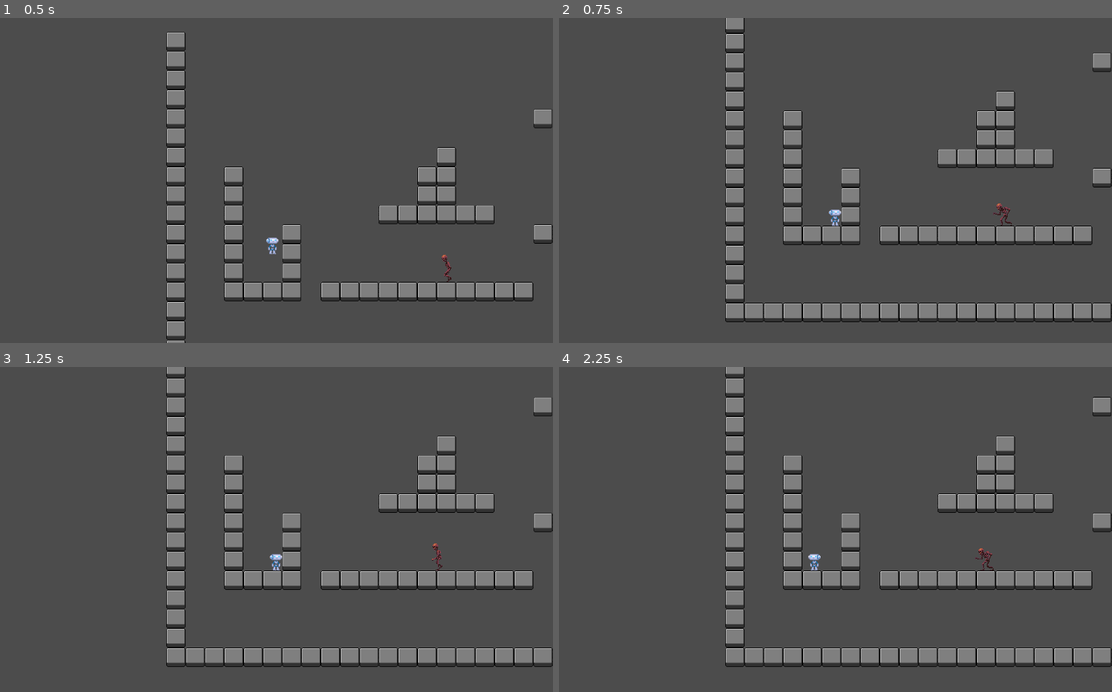
Above: before the commit, frames 1-4 (two rows, left to right).
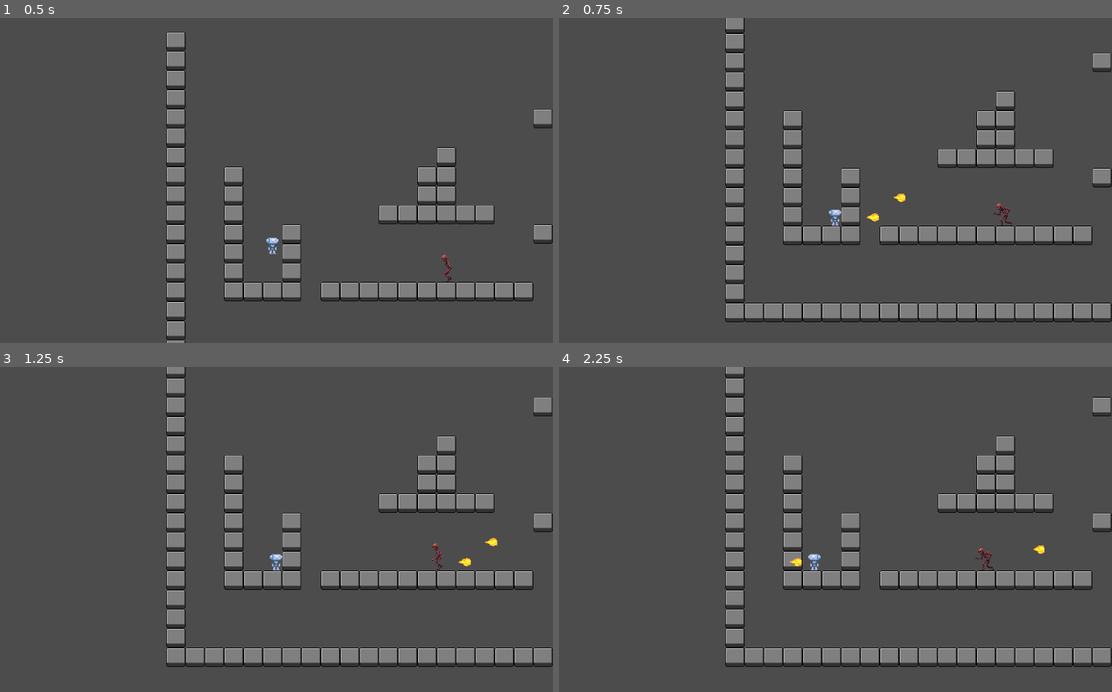
Above: after the commit, the same moments.

Repository: KateNol/StartProjektSemester1
Game: Godot game, scene res://src/levels/Map.tscn
Same seed, same stepped clock (60 frames per second), same inputs: the game is played once before the commit and once after it.
Inputs:
- Up to frame 1 (0.5 s): no input
- Up to frame 2 (0.75 s): tap Enter (attack, bound only after the commit) at 0.5, 0.6 s; hold D (move_right) from 0.53 s (still down)
- Up to frame 3 (1.25 s): keep holding D (move_right); tap W (jump) at 0.77 s
- Up to frame 4 (2.25 s): tap P (change_fps) at 1.35 s; tap W (jump) at 1.52 s; tap Enter (attack, bound only after the commit) at 1.55, 2.1 s; release D (move_right) at 2.03 s; hold A (move_left) from 2.03 s (still down)

Frame 1 is identical in both runs. In frame 2, less than 0.1% of the frame differs, in the area x 55-63%, y 54-63%; in frame 3, less than 0.1%; in frame 4, less than 0.1%.

Commit message:
add attack action.

Diff:
--- a/project.godot
+++ b/project.godot
@@ -57,11 +57,12 @@
 "events": [ Object(InputEventKey,"resource_local_to_scene":false,"resource_name":"","device":0,"alt":false,"shift":false,"control":false,"meta":false,"command":false,"pressed":false,"scancode":80,"unicode":0,"echo":false,"script":null)
  ]
 }
+attack={
+"deadzone": 0.5,
+"events": [ Object(InputEventKey,"resource_local_to_scene":false,"resource_name":"","device":0,"alt":false,"shift":false,"control":false,"meta":false,"command":false,"pressed":false,"scancode":16777221,"unicode":0,"echo":false,"script":null)
+ ]
+}
 
 [physics]
 
 common/enable_pause_aware_picking=true
-
-[rendering]
-
-environment/default_environment="res://default_env.tres"
